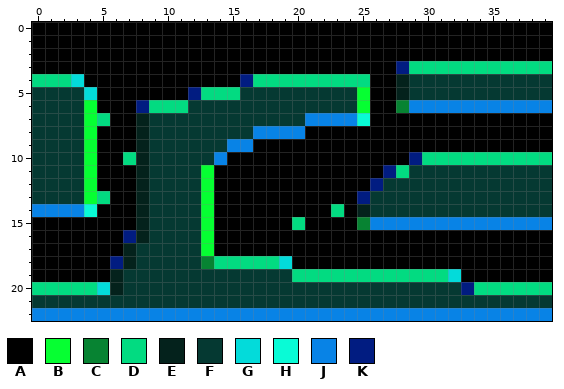
Pixel-art sprite, stored at res/level/Map2.png. That is the earlier state.
The file is 40x23 pixels.
Palette (. is transparent): A #000000  B #06ff32  C #078332  D #02db81  E #04221c  F #053932  G #03dbda  H #09fbd6  J #0883e6  K #011c81
Pixels before, first column x 0:
 0 AAAAAAAAAAAAAAAAAAAAAAAAAAAAAAAAAAAAAAAA
 1 AAAAAAAAAAAAAAAAAAAAAAAAAAAAAAAAAAAAAAAA
 2 AAAAAAAAAAAAAAAAAAAAAAAAAAAAAAAAAAAAAAAA
 3 AAAAAAAAAAAAAAAAAAAAAAAAAAAAKDDDDDDDDDDD
 4 DDDGAAAAAAAAAAAAKDDDDDDDDDAAEFFFFFFFFFFF
 5 FFFFGAAAAAAAKDDDFFFFFFFFFBAAEFFFFFFFFFFF
 6 FFFFBAAAKDDDFFFFFFFFFFFFFBAACJJJJJJJJJJJ
 7 FFFFBDAAEFFFFFFFFFFFFJJJJHAAAAAAAAAAAAAA
 8 FFFFBAAAEFFFFFFFFJJJJAAAAAAAAAAAAAAAAAAA
 9 FFFFBAAAEFFFFFFJJAAAAAAAAAAAAAAAAAAAAAAA
10 FFFFBAADEFFFFFJAAAAAAAAAAAAAAKDDDDDDDDDD
11 FFFFBAAAEFFFFBAAAAAAAAAAAAAKDFFFFFFFFFFF
12 FFFFBAAAEFFFFBAAAAAAAAAAAAKFFFFFFFFFFFFF
13 FFFFBDAAEFFFFBAAAAAAAAAAAKFFFFFFFFFFFFFF
14 JJJJHAAAEFFFFBAAAAAAAAADAEFFFFFFFFFFFFFF
15 AAAAAAAAEFFFFBAAAAAADAAAACJJJJJJJJJJJJJJ
16 AAAAAAAKEFFFFBAAAAAAAAAAAAAAAAAAAAAAAAAA
17 AAAAAAAEFFFFFBAAAAAAAAAAAAAAAAAAAAAAAAAA
18 AAAAAAKEFFFFFCDDDDDGAAAAAAAAAAAAAAAAAAAA
19 AAAAAAEFFFFFFFFFFFFFDDDDDDDDDDDDGAAAAAAA
20 DDDDDGEFFFFFFFFFFFFFFFFFFFFFFFFFFKDDDDDD
21 FFFFFFFFFFFFFFFFFFFFFFFFFFFFFFFFFFFFFFFF
22 JJJJJJJJJJJJJJJJJJJJJJJJJJJJJJJJJJJJJJJJ
Once edited:
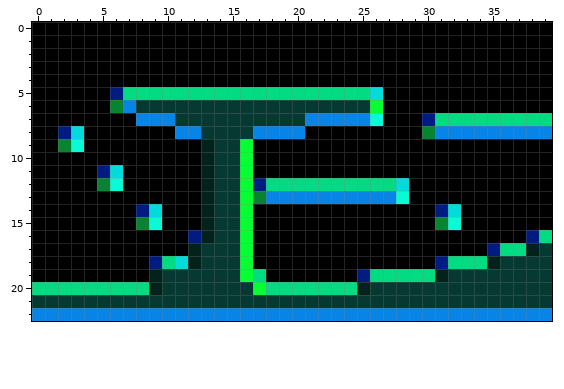
Change:
Changed rows in their new state; - is an unchanged pixel.
first column x 0:
 3 ----------------------------AAAAAAAAAAAA
 4 AAAA------------AAAAAAAAAA--AAAAAAAAAAAA
 5 AAAAA-KDDDDDD---DDDDDDDDDDG-AAAAAAAAAAAA
 6 AAAAA-CJFFFF-------------FB-AAAAAAAAAAAA
 7 AAAAAA--JJJ--------------JH---KDDDDDDDDD
 8 AAKGA---AAAJJ-----------------CJJJJJJJJJ
 9 AACHA---AAAAAE-FB-----------------------
10 AAAAA--AAAAAAEFFB------------AAAAAAAAAAA
11 AAAAAKG-AAAAAEFFB----------AAAAAAAAAAAAA
12 AAAAACH-AAAAAEFFBKDDDDDDDDDDGAAAAAAAAAAA
13 AAAAAA--AAAAAEFFBCJJJJJJJJJJHAAAAAAAAAAA
14 AAAAA---KGAAAEFFB------A-AAAAAAKGAAAAAAA
15 --------CHAAAEFFB---A----AAAAAACHAAAAAAA
16 -------AAAAAKEFFB---------------------KD
17 -------AAAAAEFFFB------------------KDDEF
18 ------AAAKDGEFFFBAAA-----------KDDDEFFFF
19 ------AAAE------BDAAAAAAAK-----EFFFFFFFF
20 -----DDDDE-------BDDDDDDDE-------FFFFFFF
